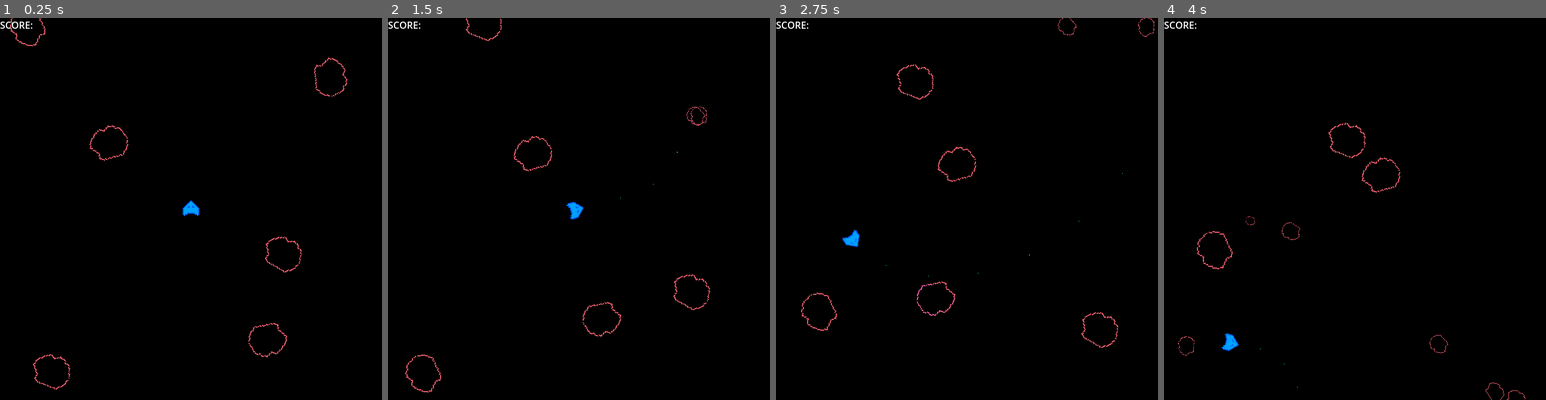
Above: before the commit, frames 1-4 (left to right).
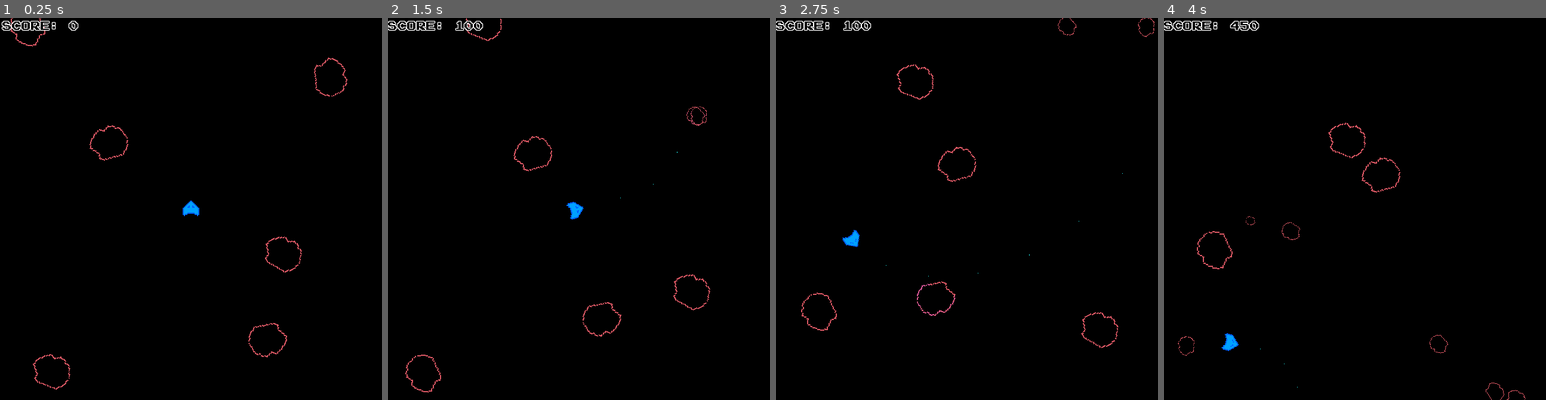
Above: after the commit, the same moments.

Repository: LucMat50/20SecondGameJam2025
Game: Godot game, scene res://scenes/main_game.tscn
Two runs of this game, one before a commit and one after it. Both use one fixed random seed, a clock stepped at 60 frames per second and the inputs below.
Inputs:
- Up to frame 1 (0.25 s): no input
- Up to frame 2 (1.5 s): hold Right (move_right) 0.53-1.28 s; hold Space (shoot) 0.53-1.28 s; hold Down (move_down) from 1.28 s (still down); tap Space (shoot) at 1.35 s
- Up to frame 3 (2.75 s): release Down (move_down) at 2.03 s; hold Right (move_right) from 2.03 s (still down); hold Space (shoot) from 2.03 s (still down)
- Up to frame 4 (4 s): release Right (move_right) at 2.78 s; release Space (shoot) at 2.78 s; hold Up (move_up) 2.78-3.53 s; tap Space (shoot) at 2.85 s; hold Left (move_left) from 3.53 s (still down); hold Space (shoot) from 3.53 s (still down)

The runs differ from the first frame. In frame 1, 0.3% of the frame differs, in the area x 0-21%, y 0-4%; in frame 2, 0.3%; in frame 3, 0.3%; in frame 4, 0.3%, in the area x 0-25%, y 0-4%.

Commit message:
score is shown on hud

Diff:
--- a/20-second-game-jam-2025/scenes/hud.tscn
+++ b/20-second-game-jam-2025/scenes/hud.tscn
@@ -1,6 +1,12 @@
-[gd_scene load_steps=2 format=3 uid="uid://c4oy5tkixvo7t"]
+[gd_scene load_steps=4 format=3 uid="uid://c4oy5tkixvo7t"]
 
 [ext_resource type="Script" uid="uid://bw3co0kxg0gwp" path="res://scripts/hud.gd" id="1_ahhtf"]
+[ext_resource type="FontFile" uid="uid://cwqwdy7461r4y" path="res://assets/PressStart2P-Regular.ttf" id="2_oo0fn"]
+
+[sub_resource type="LabelSettings" id="LabelSettings_oo0fn"]
+font = ExtResource("2_oo0fn")
+font_color = Color(0, 0, 0, 1)
+outline_size = 5
 
 [node name="HUD" type="Control"]
 layout_mode = 3
@@ -10,7 +16,11 @@
 script = ExtResource("1_ahhtf")
 
 [node name="Score" type="Label" parent="."]
-layout_mode = 0
-offset_right = 60.0
-offset_bottom = 23.0
+layout_mode = 1
+offset_right = 136.0
+offset_bottom = 29.0
+theme_override_fonts/font = ExtResource("2_oo0fn")
 text = "SCORE: "
+label_settings = SubResource("LabelSettings_oo0fn")
+horizontal_alignment = 1
+vertical_alignment = 1
--- a/20-second-game-jam-2025/scripts/hud.gd
+++ b/20-second-game-jam-2025/scripts/hud.gd
@@ -2,4 +2,4 @@
 
 @onready var score = $Score:
 	set(value):
-		pass
+		score.text = "SCORE: " + str(value)
--- a/20-second-game-jam-2025/scripts/main_game.gd
+++ b/20-second-game-jam-2025/scripts/main_game.gd
@@ -1,13 +1,19 @@
 extends Node2D
 
-var score = 0
 @onready var bullets = $Bullets
 @onready var player = $Player
 @onready var asteroids = $Asteroids
+@onready var hud = $UI/HUD
 
 var asteroid_scene = preload("res://scenes/asteroid.tscn")
 
+var score := 0:
+	set(value):
+		score = value
+		hud.score = score
+
 func _ready():
+	score = 0
 	player.connect("bullet_shot", _on_player_bullet_shot)
 
 	for asteroid in asteroids.get_children():
@@ -28,7 +34,6 @@
 
 			Asteroid.AsteroidSize.SMALL:
 				pass
-		print(score)
 
 func _spawn_more(pos, size):
 	var another = asteroid_scene.instantiate()
Binary file added: 20-second-game-jam-2025/assets/PressStart2P-Regular.ttf
Not shown, added: 20-second-game-jam-2025/assets/PressStart2P-Regular.ttf.import
